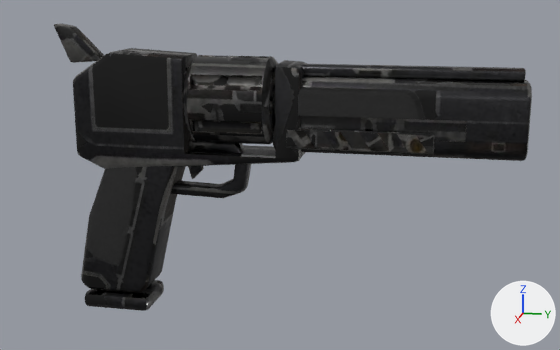
Renders of the glTF model Sandbox/GameData/Models/Weapons/defender_heavy_round_pistol.glb from each side of a commit.
Before and after are seen from a 50 mm camera at (0.533, 0.159, 0.107) aimed at (-0.005, 0.051, -0.027). The lights are fixed; the arrows at lower right show +X, +Y and +Z. The older version comes first. Vertices at exactly the same position are counted once.

The first picture shows 'defender_heavy_round_pistol'.
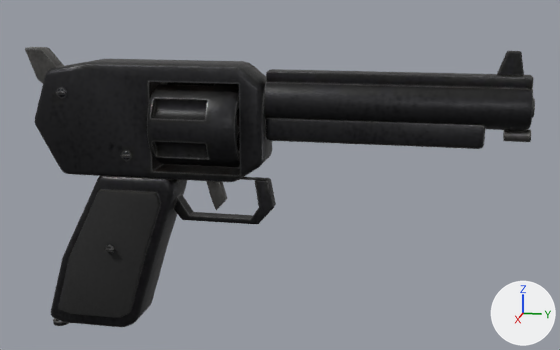
Boxes (x1, y1, x2, y2) around the edits, measured in the pictures (560 x 350 px):
'defender_heavy_round_pistol', reshaped (7% wider): before (54, 23, 532, 311); after (25, 47, 535, 327)
part 1 of me_defender_heavy_round_pistol, added: after (503, 129, 531, 142)
part 2 of me_defender_heavy_round_pistol, rebuilt (41% shorter): before (272, 76, 532, 161); after (263, 81, 533, 131)
part 3 of me_defender_heavy_round_pistol, rebuilt: before (81, 166, 186, 293); after (51, 176, 187, 327)
part 4 of me_defender_heavy_round_pistol, rebuilt (7% wider, 17% taller): before (275, 64, 526, 81); after (266, 69, 534, 89)
part 5 of me_defender_heavy_round_pistol, rebuilt: before (73, 48, 307, 169); after (34, 59, 272, 182)
part 6 of me_defender_heavy_round_pistol, deleted: before (54, 23, 435, 179)
part 7 of me_defender_heavy_round_pistol, reshaped: before (85, 55, 278, 311); after (25, 47, 524, 326)

Diff of the bpy script that builds the scene:
```diff
--- a/Sandbox/GameData/Models/Weapons/defender_heavy_round_pistol.glb.py
+++ b/Sandbox/GameData/Models/Weapons/defender_heavy_round_pistol.glb.py
@@ me_defender_heavy_round_pistol @@
 # used by ob_defender_heavy_round_pistol; location = (0.0, 0.0, 0.0)
-me_defender_heavy_round_pistol.from_pydata(...)  # 1276 vertices, 2504 faces; spans x -0.031..0.031, y -0.114..0.22, z -0.133..0.079
+me_defender_heavy_round_pistol.from_pydata(...)  # 1796 vertices, 3484 faces; spans x -0.03..0.03, y -0.138..0.223, z -0.157..0.065
+# me_defender_heavy_round_pistol part 1: a new loose piece, a 10-sided cylinder along y spanning x -0.0043..0.0043, y 0.2056..0.2227, z 0.0048..0.013, in mat_weapon
+# me_defender_heavy_round_pistol part 2: the loose piece of 214 vertices spanning x -0.018..0.018, y 0.05..0.22, z -0.007..0.045 is rebuilt with 72 vertices and now spans x -0.015..0.015, y 0.044..0.221, z 0.012..0.043
+# me_defender_heavy_round_pistol part 3: the loose piece of 142 vertices spanning x -0.018..0.018, y -0.1..-0.017, z -0.12..-0.002 is rebuilt with 167 vertices and now spans x -0.018..0.018, y -0.127..-0.023, z -0.149..-0.028
+# me_defender_heavy_round_pistol part 4: the loose piece of 108 vertices spanning x -0.006..0.006, y 0.05..0.216, z 0.045..0.054 is rebuilt with 56 vertices and now spans x -0.006..0.006, y 0.044..0.221, z 0.04..0.049
+# me_defender_heavy_round_pistol part 5: the loose piece of 100 vertices spanning x -0.019..0.019, y -0.096..0.07, z -0.024..0.061 is rebuilt with 117 vertices and now spans x -0.019..0.019, y -0.129..0.044, z -0.03..0.053
+# me_defender_heavy_round_pistol part 6: 7 loose pieces with 166 vertices, spanning x -0.006..0.02, y -0.114..0.16, z -0.032..0.079, are deleted
+# me_defender_heavy_round_pistol part 7: 546 vertices removed from x -0.031..0.031, y -0.097..0.05, z -0.133..0.058; 1160 vertices added at x -0.03..0.03, y -0.138..0.215, z -0.157..0.065
+# other edits to the shape of me_defender_heavy_round_pistol do not show in these pictures
 me_defender_heavy_round_pistol.materials.append(mat_weapon)
```
